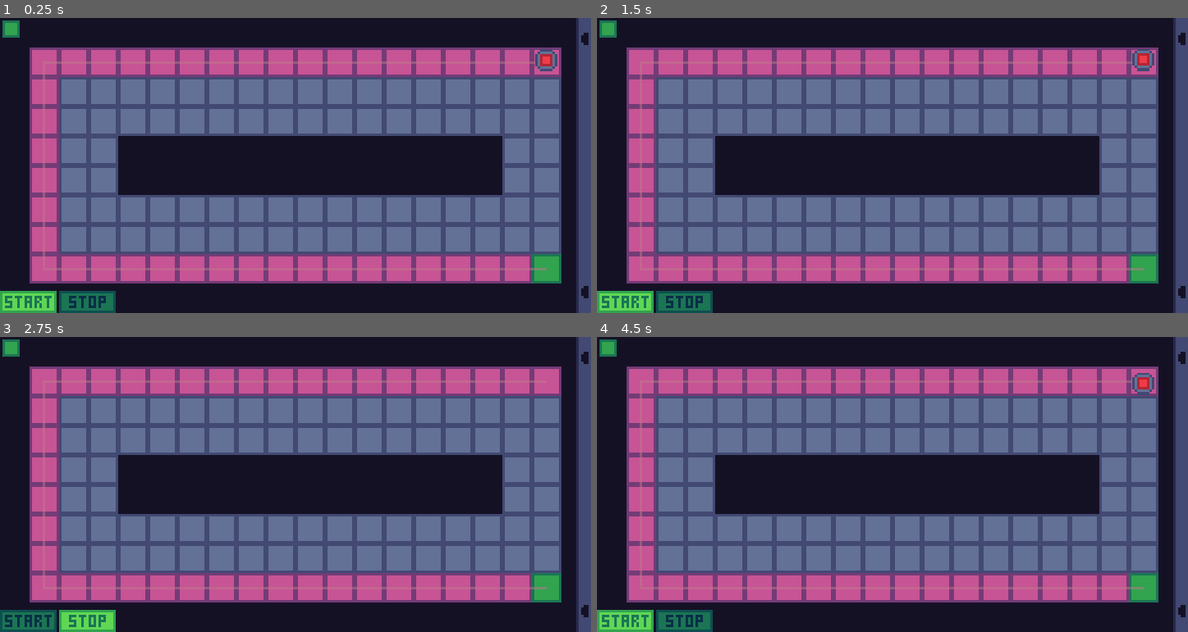
Above: before the commit, frames 1-4 (two rows, left to right).
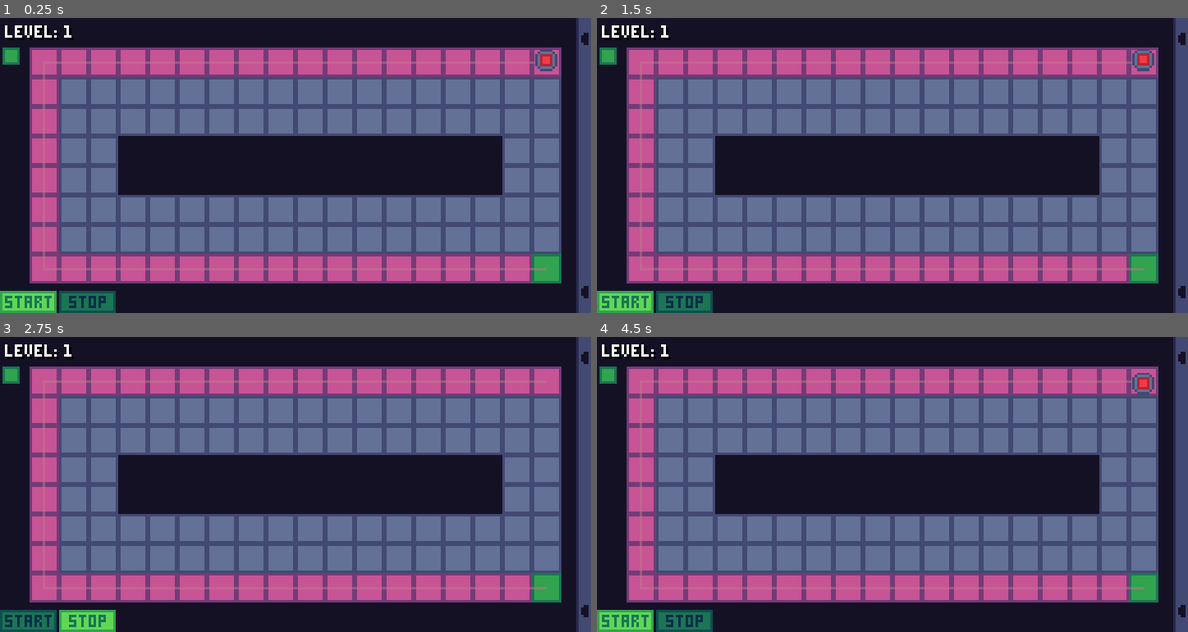
Above: after the commit, the same moments.

Repository: mariothedog/brackeys-game-jam
Game: Godot game, scene res://main/main.tscn
The game is run twice, just before and just after one commit, with the same random seed, the same clock (stepped at 60 frames per second) and the same inputs.
Inputs (mouse positions are in pixels of both pictures, inside the frame that each line leads up to):
- Up to frame 1 (0.25 s): no input
- Up to frame 2 (1.5 s): click (626, 301) at 0.5 s; click (685, 301) at 1.25 s
- Up to frame 3 (2.75 s): click (29, 620) at 2 s
- Up to frame 4 (4.5 s): click (685, 620) at 2.75 s; click (626, 620) at 3.5 s; click (685, 620) at 4.25 s

The runs differ from the first frame. In frame 1, 0.6% of the frame differs, in the area x 0-13%, y 0-16%; in frame 2, 0.6%; in frame 3, 0.6%; in frame 4, 0.6%.

Commit message:
Add level counter to the HUD

Diff:
--- a/src/main/main.gd
+++ b/src/main/main.gd
@@ -7,7 +7,7 @@
 onready var bullets: Node2D = $Turrets/Bullets
 onready var placed_turrets: Node2D = $Turrets/PlacedTurrets
 onready var hud: HUD = $HUDLayer/HUD
-onready var lives: Lives = $HUDLayer/HUD/Lives
+onready var lives: Lives = $HUDLayer/HUD/VBoxContainer/Lives
 onready var item: Item = $HUDLayer/HUD/Inventory/ItemsMargin/Items/Item
 onready var start_button: TextureButton = $HUDLayer/HUD/Buttons/Start
 onready var stop_button: TextureButton = $HUDLayer/HUD/Buttons/Stop
--- a/src/ui/fonts/sim_turrets.tres
+++ b/src/ui/fonts/sim_turrets.tres
@@ -5,4 +5,5 @@
 [resource]
 size = 8
 extra_spacing_char = 1
+extra_spacing_space = -1
 font_data = ExtResource( 1 )
--- a/src/ui/hud/hud.tscn
+++ b/src/ui/hud/hud.tscn
@@ -12,6 +12,7 @@
 [ext_resource path="res://ui/hud/buttons/start/start_disabled.png" type="Texture" id=10]
 [ext_resource path="res://ui/hud/buttons/stop/stop_disabled.png" type="Texture" id=11]
 [ext_resource path="res://ui/hud/health/lives.tscn" type="PackedScene" id=12]
+[ext_resource path="res://ui/fonts/sim_turrets.tres" type="DynamicFont" id=13]
 
 [node name="HUDLayer" type="CanvasLayer"]
 
@@ -28,7 +29,39 @@
 
 [node name="Tween" type="Tween" parent="HUD"]
 
-[node name="Lives" parent="HUD" instance=ExtResource( 12 )]
+[node name="VBoxContainer" type="VBoxContainer" parent="HUD"]
+margin_right = 29.0
+margin_bottom = 13.0
+custom_constants/separation = 3
+__meta__ = {
+"_edit_use_anchors_": false
+}
+
+[node name="LevelMargin" type="MarginContainer" parent="HUD/VBoxContainer"]
+margin_right = 29.0
+margin_bottom = 8.0
+custom_constants/margin_top = 3
+custom_constants/margin_left = 2
+__meta__ = {
+"_edit_use_anchors_": false
+}
+
+[node name="Level" type="Label" parent="HUD/VBoxContainer/LevelMargin"]
+margin_left = 2.0
+margin_top = 3.0
+margin_right = 29.0
+margin_bottom = 8.0
+custom_fonts/font = ExtResource( 13 )
+custom_colors/font_color_shadow = Color( 0, 0, 0, 1 )
+text = "level: 1"
+__meta__ = {
+"_edit_use_anchors_": false
+}
+
+[node name="Lives" parent="HUD/VBoxContainer" instance=ExtResource( 12 )]
+margin_top = 11.0
+margin_right = 29.0
+margin_bottom = 13.0
 
 [node name="Inventory" parent="HUD" instance=ExtResource( 1 )]
 anchor_left = 1.0
Not shown: 1 places in src/ui/hud/hud.tscn that only renumber resources
